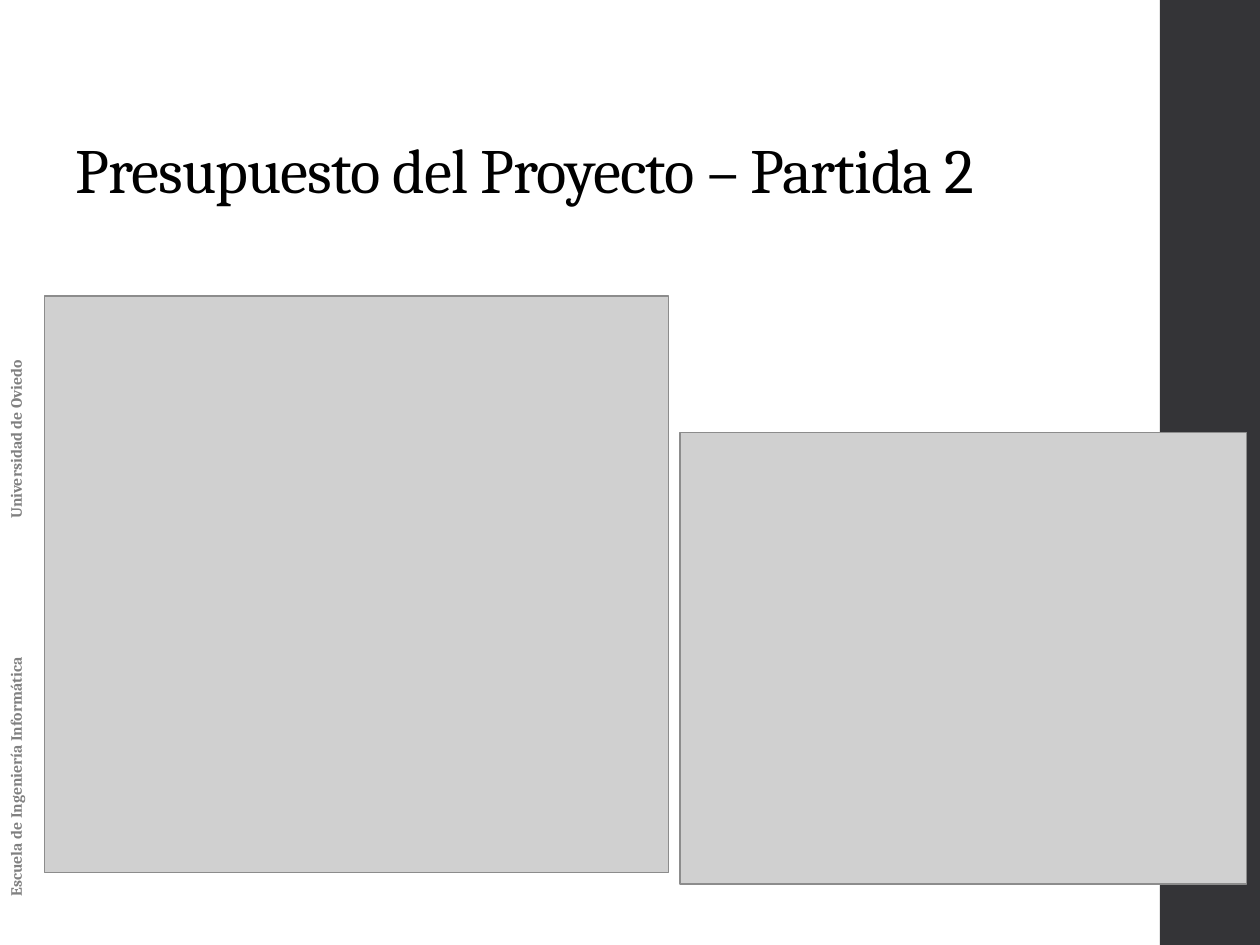
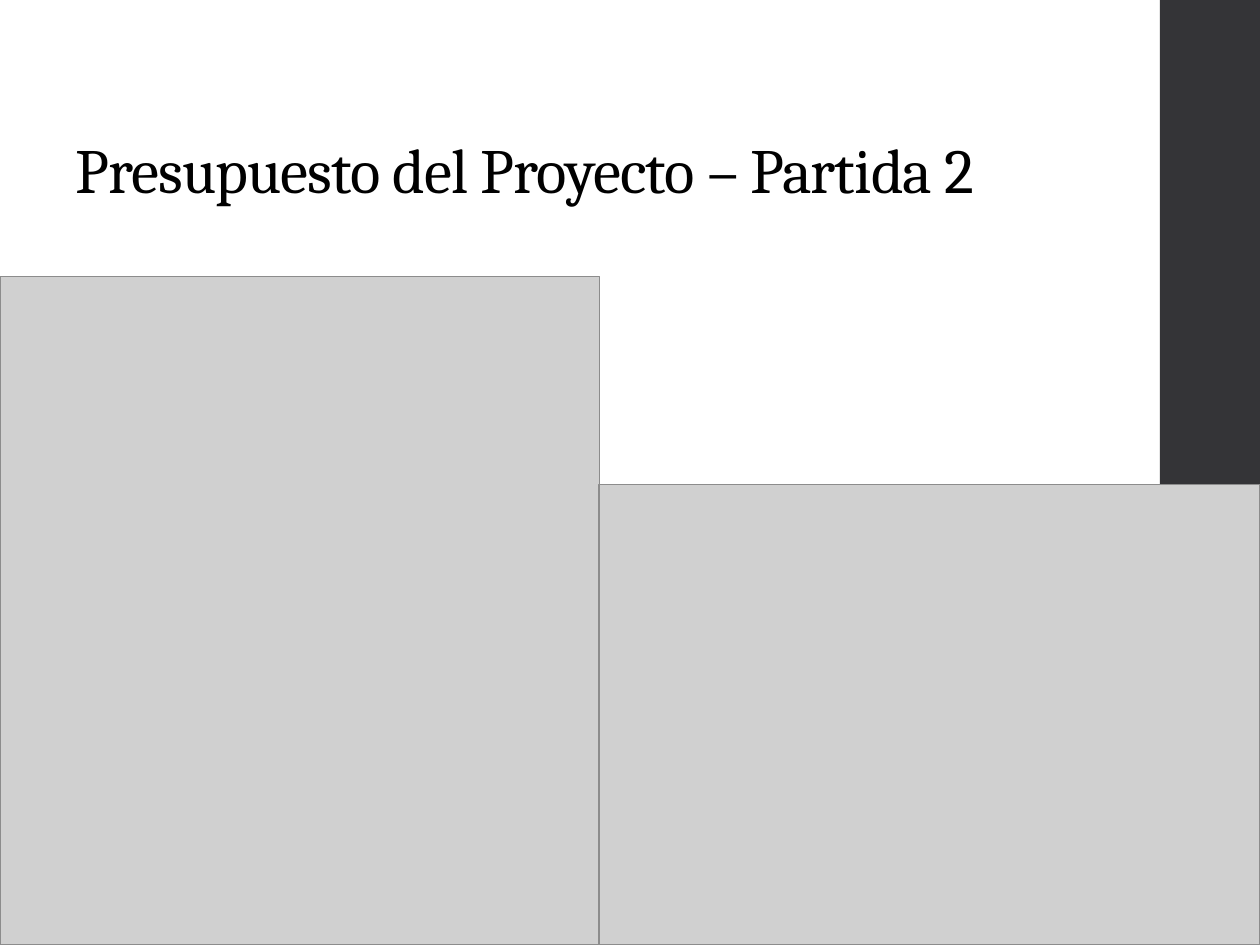
Before and after one commit to alexl0/tfg, a slide deck: slide 16 of Documentation/Archivos adjuntos/Planificacion del proyecto.pptx (slide 17 before the commit). Drawn at 1260x945 pixels with LibreOffice and Linux fonts; fonts in the diff are those of the drawing; grey boxes stand for pictures. Boxes give left, top, right and bottom in pixels: in the first picture for what was removed or moved away, otherwise in the second. Text is boxed around its words. In the diff, an @@ line names an element or a change of style, - is before the commit and + after.

Commit message:
documentacion modificar planificacion del proyecto

```diff
--- a/Documentation/Archivos adjuntos/Planificacion del proyecto.pptx
+++ b/Documentation/Archivos adjuntos/Planificacion del proyecto.pptx
@@ picture: place and size @@
-picture at (44, 296, 669, 872)
+picture at (0, 276, 600, 945)
@@ text removed at (5, 364, 26, 896) @@
-Escuela de Ingeniería Informática Universidad de Oviedo
@@ picture: place and size @@
-picture at (680, 432, 1247, 883)
+picture at (598, 485, 1260, 945)
```
Also in this commit, not shown: 16 other slides changed, 2 slides removed.
